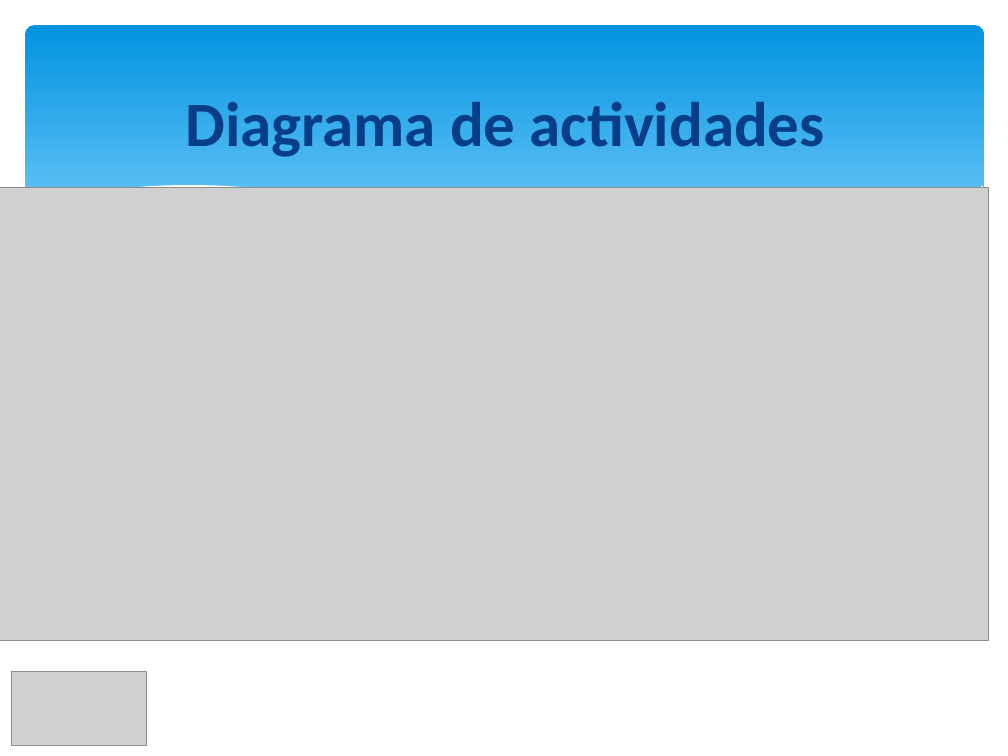
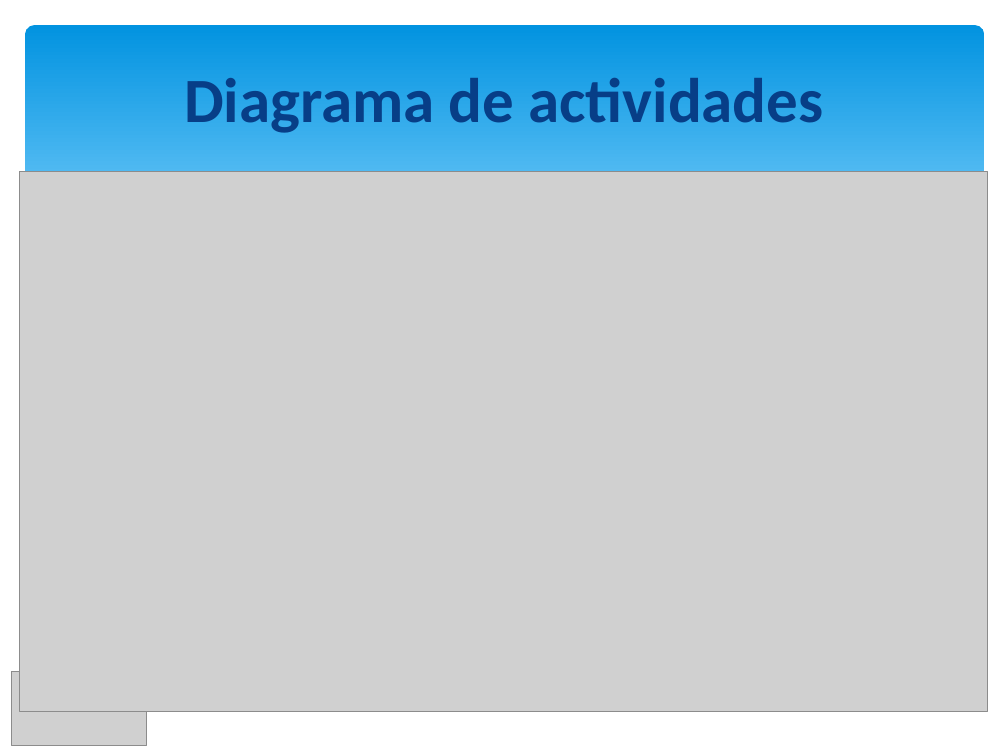
Before and after one commit to orlysemperfi/my-project-pi, a slide deck: slide 14 of PRESENTACION02/TRABAJO FINAL/PPT PI1 EFINAL.pptx. Drawn at 1008x756 pixels with LibreOffice and Linux fonts; fonts in the diff are those of the drawing; grey boxes stand for pictures. Boxes give left, top, right and bottom in pixels: in the first picture for what was removed or moved away, otherwise in the second. Text is boxed around its words. In the diff, an @@ line names an element or a change of style, - is before the commit and + after.

```diff
--- a/PRESENTACION02/TRABAJO FINAL/PPT PI1 EFINAL.pptx
+++ b/PRESENTACION02/TRABAJO FINAL/PPT PI1 EFINAL.pptx
@@ title "Diagrama de actividades": place and size @@
-title "Diagrama de actividades" at bbox=[185, 102, 825, 157]
+title "Diagrama de actividades" at bbox=[184, 78, 824, 133]
@@ picture: place and size @@
-picture at bbox=[0, 187, 988, 641]
+picture at bbox=[20, 171, 988, 711]
@@ group removed at bbox=[23, 185, 985, 333]: 4 freeform shapes @@
```
Also in this commit, not shown: 2 other slides changed.
